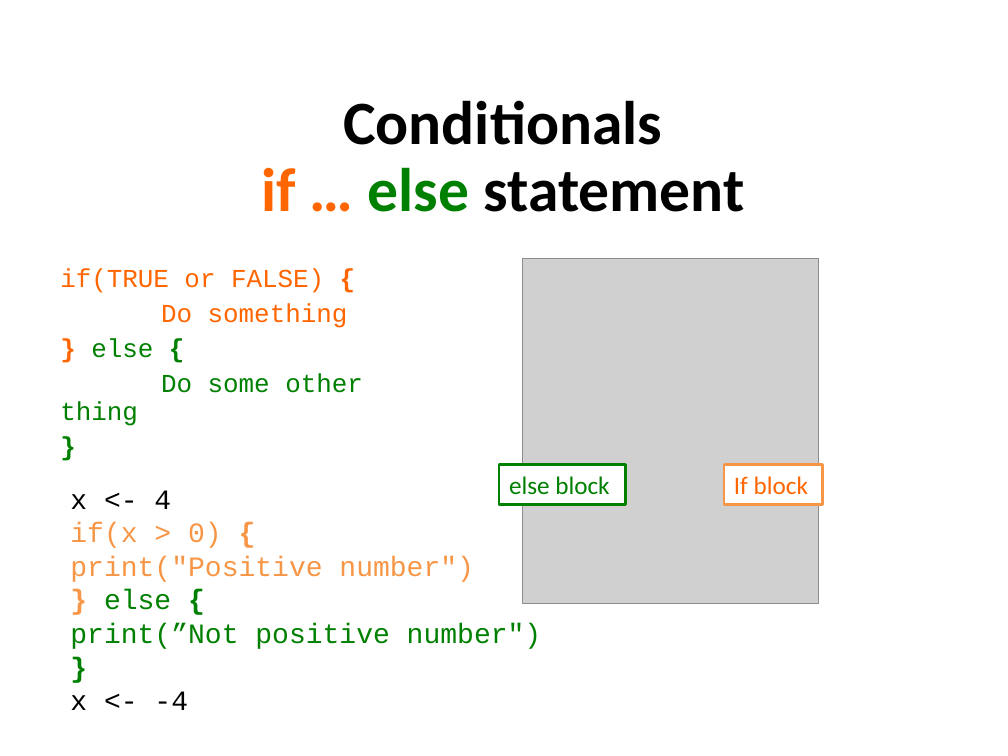
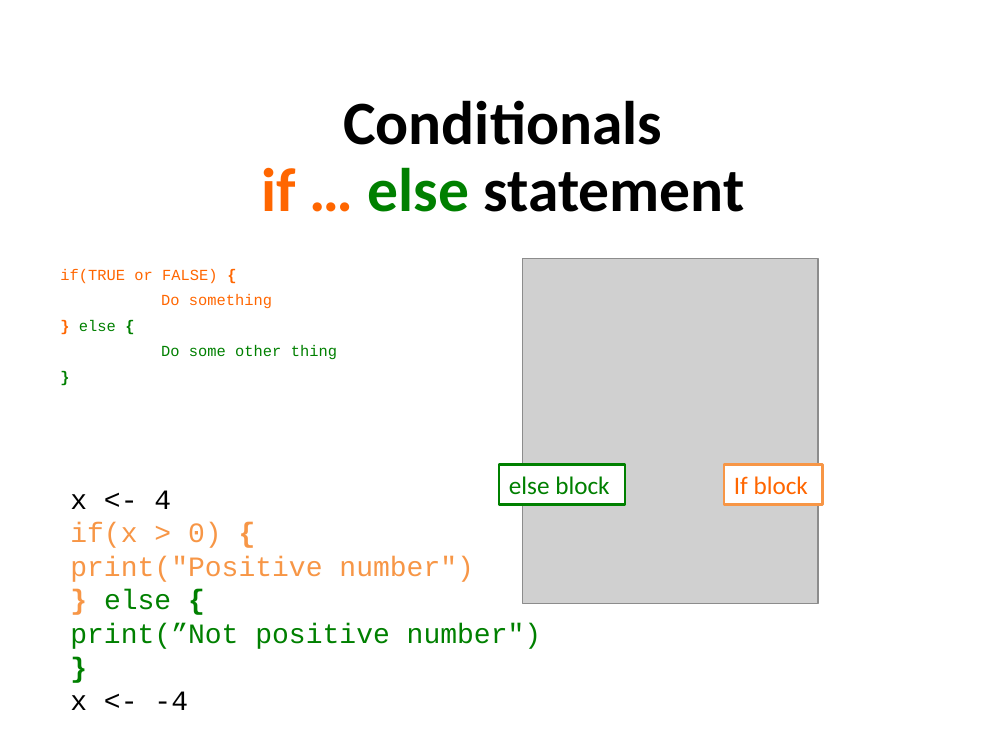
Before and after one commit to sraorao/IFPN_R_intro_MT2022, a slide deck: slide 5 of powerpoint/Session2.pptx. Drawn at 1008x756 pixels with LibreOffice and Linux fonts; fonts in the diff are those of the drawing; grey boxes stand for pictures. Boxes give left, top, right and bottom in pixels: in the first picture for what was removed or moved away, otherwise in the second. Text is boxed around its words. In the diff, an @@ line names an element or a change of style, - is before the commit and + after.

```diff
--- a/powerpoint/Session2.pptx
+++ b/powerpoint/Session2.pptx
@@ text "if(TRUE or FALSE) {" at (x1=60, y1=269, x2=337, y2=359): size 18.5 to 11 pt; line spacing 0.9 to 1 @@
```
Also in this commit, not shown: 7 other slides changed.
